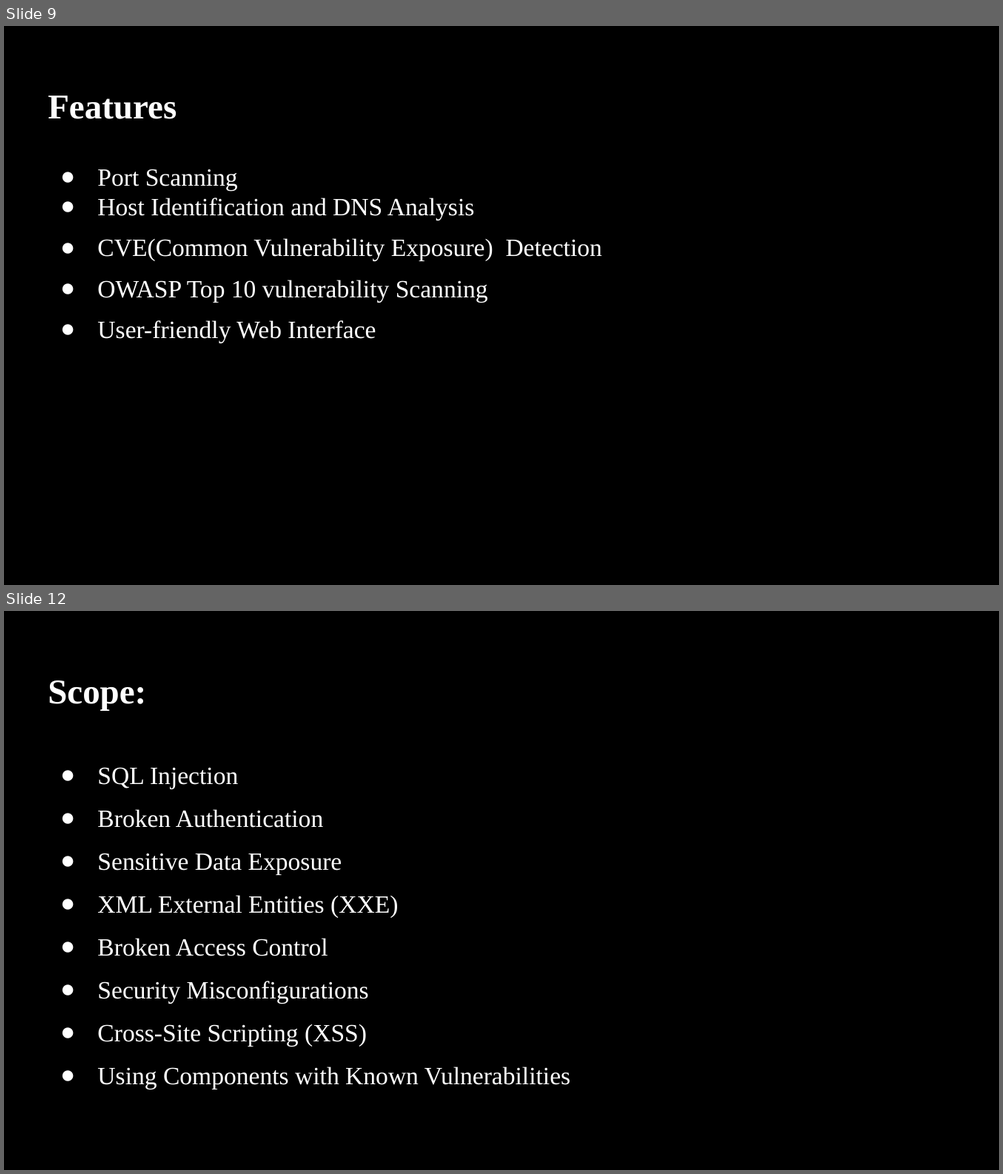
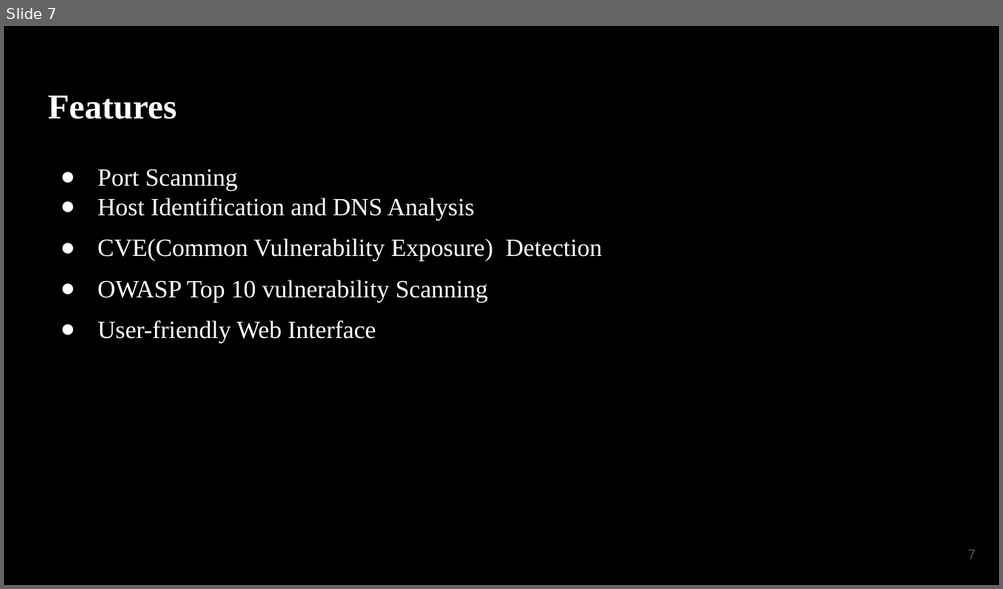
Before and after one commit to mdomorffaruk/CSE41-LAB, a slide deck: ThesisPart1/Proposal-Website-Vulnerabilities-Scanner_-Vuln-Exposer.pptx. Shown one above the other, each under a label of ours: slides 9 and 12 before the commit, slide 7 after it; the slides between them are not shown. The pictures are 1003x1174 and 1003x589 pixels, drawn with LibreOffice and Linux fonts; fonts in the diff are those of the drawing. Boxes give left, top, right and bottom in pixels: in the first picture for what was removed or moved away, otherwise in the second. Text is boxed around its words. In the diff, an @@ line names an element or a change of style, - is before the commit and + after.

```diff
--- a/ThesisPart1/Proposal-Website-Vulnerabilities-Scanner_-Vuln-Exposer.pptx
+++ b/ThesisPart1/Proposal-Website-Vulnerabilities-Scanner_-Vuln-Exposer.pptx
@@ slide 12 removed at (4,611,999,1170), background #000000 @@
@@ title removed at (48,681,146,711) @@
-Scope:
@@ text removed at (97,767,570,1090) @@
-● SQL Injection
-● Broken Authentication
-● Sensitive Data Exposure
-● XML External Entities (XXE)
-● Broken Access Control
-● Security Misconfigurations
-● Cross-Site Scripting (XSS)
-● Using Components with Known Vulnerabilities
@@ what was slide 9 is now slide 7 @@
@@ slide 7 changed as well @@
@@ page number added at (967,550,975,560), 10 pt, text #595959 @@
+7
```
Also in this commit, not shown: 9 other slides changed, 2 slides added, 5 other slides removed.
